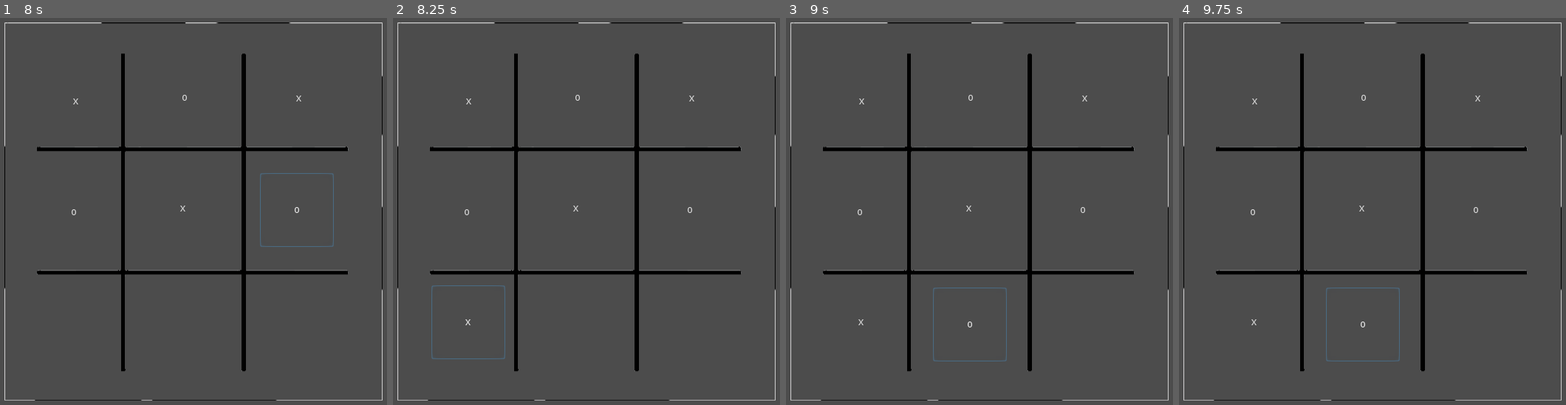
Above: before the commit, frames 1-4 (left to right).
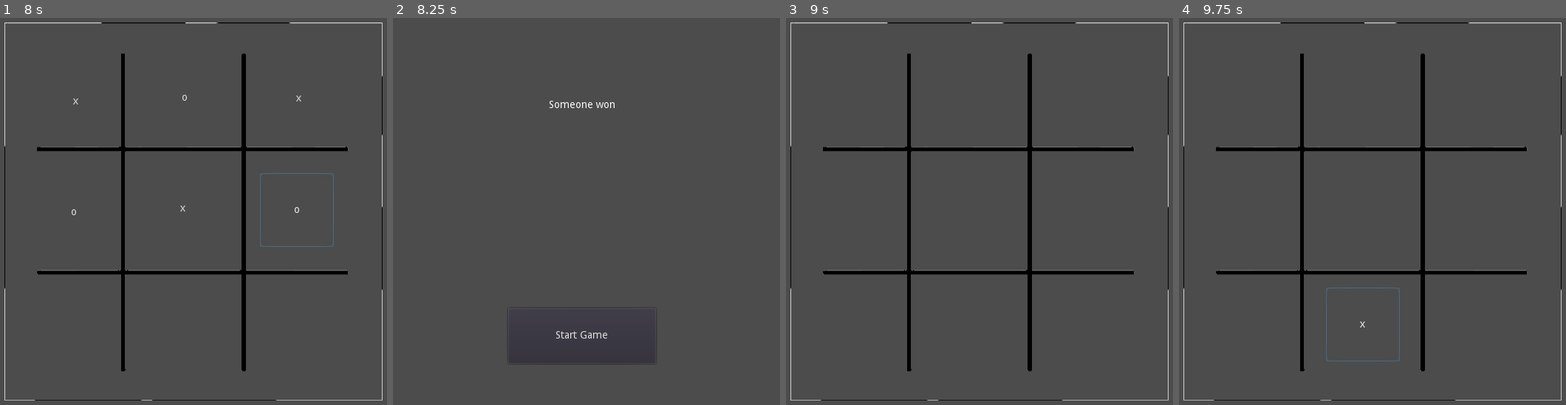
Above: after the commit, the same moments.

Repository: TriNerdia/tic-tac-toe
Game: Godot game, scene res://src/main/Main.tscn
Same seed, same stepped clock (60 frames per second), same inputs: the game is played once before the commit and once after it.
Inputs (mouse positions are in pixels of both pictures, inside the frame that each line leads up to):
- Up to frame 1 (8 s): click "Start Game" at 0.5 s; click (77, 103) at 1.25 s; click (185, 99) at 2 s; click "o" at 2.75 s; click (297, 99) at 3.5 s; click (73, 211) at 4.25 s; click "o" at 5 s; click (181, 207) at 5.75 s; click (297, 211) at 6.5 s; click "o" at 7.25 s
- Up to frame 2 (8.25 s): click (466, 323) at 8 s
- Up to frame 3 (9 s): click (971, 323) at 8.77 s
- Up to frame 4 (9.75 s): click (1364, 323) at 9.5 s

Frame 1 is identical in both runs. In frame 2, 4.8% of the frame differs, in the area x 1-99%, y 1-99%; in frame 3, 0.2%; in frame 4, 0.1%.

Commit message:
Adding winning conditions
At the moment the game will kick out to the start screen when a
player wins. The game will not display who won. That will need to
be tackled another time.

Diff:
--- a/src/board/Board.gd
+++ b/src/board/Board.gd
@@ -1,15 +1,44 @@
 extends Node2D
 
 signal played_turn
+signal board_match
 
 # This person has control over the entire board for the turn
 var _controller = ""
+
+var _match_patterns = [
+	# rows
+	[0,1,2],[3,4,5],[6,7,8],
+
+	# columns
+	[0,3,6],[1,4,7],[2,5,8],
+
+	# diagnals
+	[0,4,8],[6,4,2]
+]
 
 func _ready():
 	# Setting the pressed event on all the buttons on the board
 	for i in $Buttons.get_child_count():
 		var button = $Buttons.get_child(i)
 		button.connect("pressed", self, "button_pressed", [button])
+
+func reset_board():
+	for i in $Buttons.get_child_count():
+		$Buttons.get_child(i).text = ""
+
+func _check_board_for_win():
+	for section in _match_patterns:
+		var button1 = $Buttons.get_child(section[0])
+		var button2 = $Buttons.get_child(section[1])
+		var button3 = $Buttons.get_child(section[2])
+
+		if button1.text == "" and button2.text == "" and button3.text == "":
+			continue
+
+		if button1.text == button2.text and button2.text == button3.text and button1.text == button3.text:
+			return true
+	return false
 
 func set_controller(player_id):
 	_controller = str(player_id)
@@ -23,3 +52,6 @@
 	if button.text == "":
 		button.text = _controller
 		emit_signal("played_turn")
+
+	if _check_board_for_win():
+		return emit_signal("board_match")
--- a/src/main/Main.gd
+++ b/src/main/Main.gd
@@ -11,10 +11,16 @@
 	# Connecting signals
 	$HUD.connect("start_game", self, "start_game")
 	$Board.connect("played_turn", self, "switch_player_turns")
+	$Board.connect("board_match", self, "game_won")
 
 func start_game():
+	$Board.reset_board()
 	$Board.set_controller(player1.get_id())
 	$Board.visible = true
+
+func game_won():
+	$Board.visible = false
+	$HUD.show_message("Someone won")
 
 func switch_player_turns():
 	var controller = $Board.get_controller()
